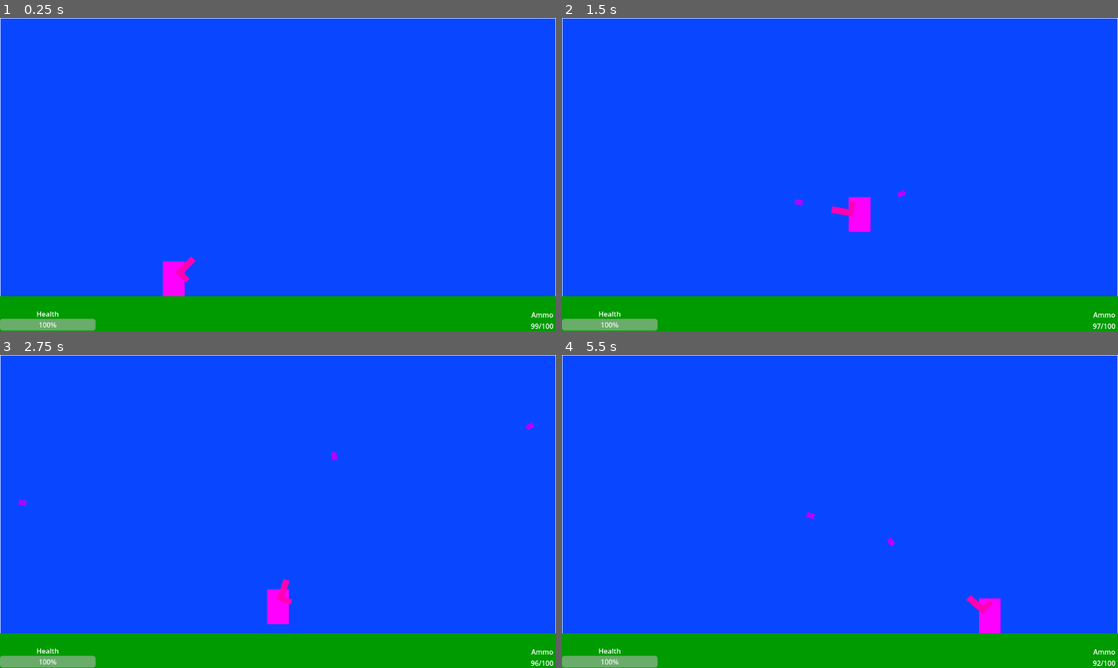
Above: before the commit, frames 1-4 (two rows, left to right).
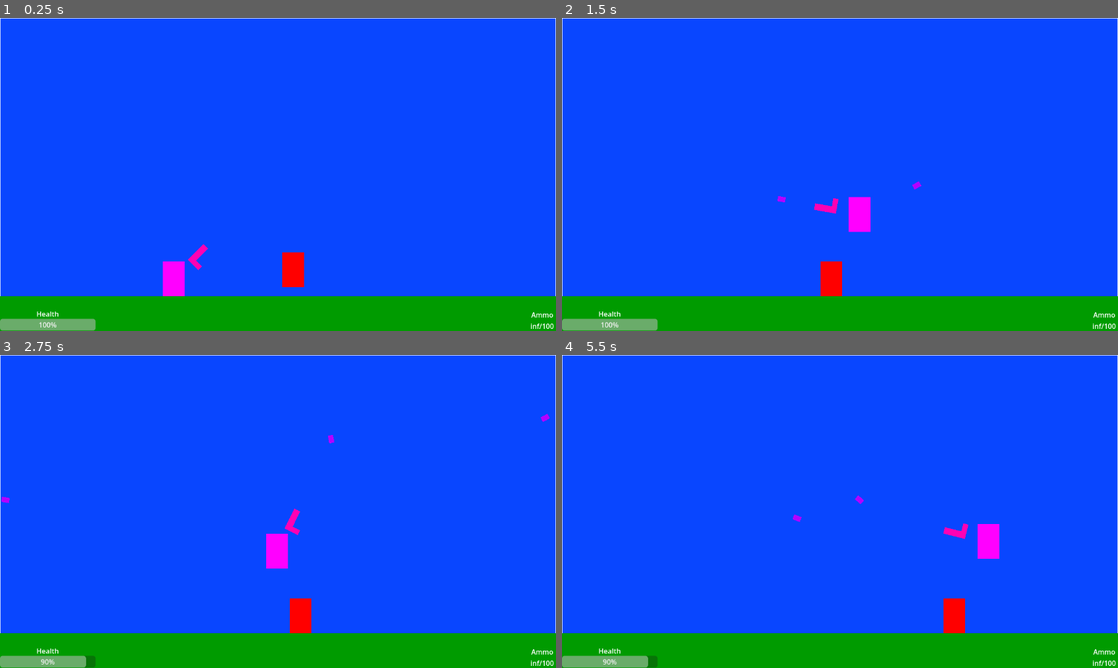
Above: after the commit, the same moments.

Repository: Razboinicul/BounceBack
Game: Godot game, scene res://Main.tscn
Same seed, same stepped clock (60 frames per second), same inputs: the game is played once before the commit and once after it.
Inputs (mouse positions are in pixels of both pictures, inside the frame that each line leads up to):
- Up to frame 1 (0.25 s): no input
- Up to frame 2 (1.5 s): move the mouse to (962, 158) at 0.52 s; hold Right (right) from 0.53 s (still down); tap Down (shoot) at 0.6, 1.35 s; tap Space (jump) at 0.77 s; move the mouse to (728, 190) at 1.27 s
- Up to frame 3 (2.75 s): tap Space (jump) at 1.52 s; move the mouse to (333, 442) at 2.02 s; release Right (right) at 2.03 s; hold A (left) from 2.03 s (still down); tap Down (shoot) at 2.1 s
- Up to frame 4 (5.5 s): move the mouse to (812, 574) at 2.77 s; release A (left) at 2.78 s; hold Right (right) 2.78-4.28 s; tap Down (shoot) every 0.75 s from 2.85 to 5.1 s; tap Space (jump) at 3.02, 3.77, 4.52 s; move the mouse to (1006, 558) at 3.52 s; move the mouse to (673, 464) at 4.27 s; hold A (left) 4.28-5.03 s; move the mouse to (867, 511) at 5.02 s; hold Right (right) from 5.03 s (still down)

The runs differ from the first frame. In frame 1, 0.7% of the frame differs, in the area x 31-100%, y 72-100%; in frame 2, 0.8%; in frame 3, 1.8%, in the area x 0-100%, y 18-100%; in frame 4, 1.8%.

Commit message:
Enemies and T2

Diff:
--- a/bounce-fight/Main.tscn
+++ b/bounce-fight/Main.tscn
@@ -3,6 +3,7 @@
 [ext_resource type="PackedScene" uid="uid://cl4iga21ujca5" path="res://Player.tscn" id="1_glv2v"]
 [ext_resource type="Script" uid="uid://cs6tnjfga3ocx" path="res://main.gd" id="1_r0du0"]
 [ext_resource type="PackedScene" uid="uid://bglebn2qx6300" path="res://HUD.tscn" id="3_cm0pq"]
+[ext_resource type="PackedScene" uid="uid://ckb8xf3e0wu1n" path="res://WalkerEN.tscn" id="4_cm0pq"]
 
 [sub_resource type="RectangleShape2D" id="RectangleShape2D_fh7p3"]
 size = Vector2(2560, 2)
@@ -108,3 +109,7 @@
 position = Vector2(400, 580)
 
 [node name="Hud" parent="." unique_id=870540341 instance=ExtResource("3_cm0pq")]
+
+[node name="WalkerEn" parent="." unique_id=885652020 node_paths=PackedStringArray("player") instance=ExtResource("4_cm0pq")]
+position = Vector2(700, 550)
+player = NodePath("../Player")
--- a/bounce-fight/Player.tscn
+++ b/bounce-fight/Player.tscn
@@ -29,4 +29,9 @@
 [node name="G" type="Node2D" parent="." unique_id=699683013]
 
 [node name="Gun" parent="G" unique_id=826423263 instance=ExtResource("2_kpjcp")]
-position = Vector2(60, 0)
+position = Vector2(100, 0)
+
+[node name="DamageTimer" type="Timer" parent="." unique_id=360982845]
+wait_time = 4.0
+
+[connection signal="timeout" from="DamageTimer" to="." method="_on_damage_timer_timeout"]
--- a/bounce-fight/WalkerEN.tscn
+++ b/bounce-fight/WalkerEN.tscn
@@ -1,4 +1,6 @@
 [gd_scene format=3 uid="uid://ckb8xf3e0wu1n"]
+
+[ext_resource type="Script" uid="uid://gp1xrtsw5kaj" path="res://walker_en.gd" id="1_6jngr"]
 
 [sub_resource type="RectangleShape2D" id="RectangleShape2D_fh7p3"]
 size = Vector2(50, 80)
@@ -7,6 +9,7 @@
 size = Vector2(52, 82)
 
 [node name="WalkerEn" type="CharacterBody2D" unique_id=885652020]
+script = ExtResource("1_6jngr")
 
 [node name="ColorRect" type="ColorRect" parent="." unique_id=467399542]
 offset_left = -25.0
@@ -23,3 +26,5 @@
 
 [node name="CollisionShape2D" type="CollisionShape2D" parent="Area2D" unique_id=1622866999]
 shape = SubResource("RectangleShape2D_4uwfi")
+
+[connection signal="body_entered" from="Area2D" to="." method="_on_area_2d_body_entered"]
--- a/bounce-fight/bullet.gd
+++ b/bounce-fight/bullet.gd
@@ -6,3 +6,8 @@
 func _ready() -> void: dir = Vector2.RIGHT.rotated(direction)
 func _physics_process(delta: float) -> void:
 	position += dir * vel * delta
+
+func _on_body_entered(body: Node2D) -> void:
+	if body is CharacterBody2D:
+		body.health -= 8
+	self.queue_free()
--- a/bounce-fight/bullet.tscn
+++ b/bounce-fight/bullet.tscn
@@ -7,6 +7,8 @@
 
 [node name="Bullet" type="Area2D" unique_id=418782859]
 script = ExtResource("1_v7oki")
+direction = null
+vel = null
 
 [node name="CollisionShape2D" type="CollisionShape2D" parent="." unique_id=1720946530]
 shape = SubResource("RectangleShape2D_fh7p3")
@@ -24,3 +26,5 @@
 grow_horizontal = 2
 grow_vertical = 2
 color = Color(0.7058824, 0, 1, 1)
+
+[connection signal="body_entered" from="." to="." method="_on_body_entered"]
--- a/bounce-fight/gun.gd
+++ b/bounce-fight/gun.gd
@@ -6,7 +6,7 @@
 
 func _process(delta: float) -> void:
 	if Input.is_action_just_pressed("shoot") and can_shoot && total_bullets > 0:
-		total_bullets -= 1;can_shoot = false;$CooldownTimer.start()
+		total_bullets -= 0;can_shoot = false;$CooldownTimer.start()
 		var b = bullet_pre.instantiate();b.global_position=self.global_position;b.rotation=get_parent().global_rotation
 		b.direction = global_rotation
 		get_parent().get_parent().get_parent().add_child(b)
--- a/bounce-fight/hud.gd
+++ b/bounce-fight/hud.gd
@@ -2,4 +2,4 @@
 
 func update_ui(health: int, ammo: int):
 	$Health.value = health
-	$AmmoLabel.text = "Ammo\n"+str(ammo)+"/100"
+	$AmmoLabel.text = "Ammo\n"+"inf/100"#str(ammo)+"/100"
--- a/bounce-fight/player.gd
+++ b/bounce-fight/player.gd
@@ -16,11 +16,16 @@
 var was_sliding = false
 var push_vel = 150
 var omit = true
+var can_damage = true
 
 func point_gun():
 	var ptr = get_global_mouse_position()
 	$G.look_at(ptr)
 
+func take_damage(pts: int):
+	if can_damage:
+		health -= pts;can_damage = false
+		$DamageTimer.start()
 
 func _physics_process(delta: float) -> void:
 	point_gun()
@@ -52,7 +57,7 @@
 		if not omit:
 			if not was_sliding:
 				if fallheight != 0:
-					cons_bounces += 1
+					pass #cons_bounces += 1
 				else:
 					cons_bounces = 0
 
@@ -89,9 +94,10 @@
 		velocity.x = direction * SPEED
 	else:
 		velocity.x = move_toward(velocity.x, 0, SPEED)
-
 	was_sliding = sliding_wall
-
 	print(velocity.x)
 
 	move_and_slide()
+
+func _on_damage_timer_timeout() -> void:
+	can_damage = true
--- a/bounce-fight/project.godot
+++ b/bounce-fight/project.godot
@@ -43,7 +43,7 @@
 }
 shoot={
 "deadzone": 0.2,
-"events": [Object(InputEventKey,"resource_local_to_scene":fa …(154 unchanged characters)… ode":0,"physical_keycode":0,"key_label":4194309,"unicode":0,"location":0,"echo":false,"script":null)
+"events": [Object(InputEventKey,"resource_local_to_scene":fa …(154 unchanged characters)… ode":0,"physical_keycode":0,"key_label":83,"unicode":115,"location":0,"echo":false,"script":null)
 , Object(InputEventKey,"resource_local_to_scene":false,"resource_name":"","device":-1,"window_id":0,"alt_pressed":false …(186 unchanged characters)…
 ]
 }
--- /dev/null
+++ b/bounce-fight/tutorials/Tutorial 2.tscn
@@ -0,0 +1,24 @@
+[gd_scene format=3 uid="uid://ct1eyraqvbe2r"]
+
+[sub_resource type="LabelSettings" id="LabelSettings_frsqj"]
+font_size = 48
+
+[node name="Tutorial2" type="Node2D" unique_id=1053383017]
+
+[node name="Label" type="Label" parent="." unique_id=263298264]
+anchors_preset = 15
+anchor_right = 1.0
+anchor_bottom = 1.0
+offset_right = 1280.0
+offset_bottom = 720.0
+grow_horizontal = 2
+grow_vertical = 2
+text = "Next up is shooting your gun!
+You can shoot with either the S key
+OR
+The down arrow key
+
+Press enter to continue"
+label_settings = SubResource("LabelSettings_frsqj")
+horizontal_alignment = 1
+vertical_alignment = 1
--- /dev/null
+++ b/bounce-fight/tutorials/t2main.tscn
@@ -0,0 +1,157 @@
+[gd_scene format=3 uid="uid://cd523jmwaluan"]
+
+[ext_resource type="Script" uid="uid://4tdxyvs4j2iw" path="res://tutorials/t_2_main.gd" id="1_5xhep"]
+[ext_resource type="PackedScene" uid="uid://bglebn2qx6300" path="res://HUD.tscn" id="1_52pfy"]
+[ext_resource type="PackedScene" uid="uid://cl4iga21ujca5" path="res://Player.tscn" id="1_bnydq"]
+[ext_resource type="PackedScene" uid="uid://cqfk3qsl4fw3x" path="res://Exit.tscn" id="2_52pfy"]
+[ext_resource type="PackedScene" uid="uid://dbf2wo0lld5k8" path="res://OBJ.tscn" id="3_5xhep"]
+[ext_resource type="PackedScene" uid="uid://ckb8xf3e0wu1n" path="res://WalkerEN.tscn" id="6_jrvqe"]
+
+[sub_resource type="RectangleShape2D" id="RectangleShape2D_jrvqe"]
+size = Vector2(2560, 2)
+
+[sub_resource type="RectangleShape2D" id="RectangleShape2D_jx2qc"]
+size = Vector2(2, 1440)
+
+[sub_resource type="RectangleShape2D" id="RectangleShape2D_o5kpb"]
+size = Vector2(2560, 160)
+
+[sub_resource type="LabelSettings" id="LabelSettings_hwiuk"]
+font_size = 48
+
+[node name="T2Main" type="Node2D" unique_id=92536933]
+script = ExtResource("1_5xhep")
+
+[node name="Borders" type="StaticBody2D" parent="." unique_id=1120255975]
+
+[node name="Top" type="CollisionShape2D" parent="Borders" unique_id=280524712]
+shape = SubResource("RectangleShape2D_jrvqe")
+
+[node name="Bottom" type="CollisionShape2D" parent="Borders" unique_id=34116947]
+position = Vector2(0, 720)
+shape = SubResource("RectangleShape2D_jrvqe")
+
+[node name="Left" type="CollisionShape2D" parent="Borders" unique_id=2112919961]
+shape = SubResource("RectangleShape2D_jx2qc")
+
+[node name="Right" type="CollisionShape2D" parent="Borders" unique_id=31027715]
+position = Vector2(1280, 0)
+shape = SubResource("RectangleShape2D_jx2qc")
+
+[node name="TopR" type="ColorRect" parent="Borders" unique_id=1777921123]
+anchors_preset = 8
+anchor_left = 0.5
+anchor_top = 0.5
+anchor_right = 0.5
+anchor_bottom = 0.5
+offset_left = -1280.0
+offset_top = -1.0
+offset_right = 1280.0
+offset_bottom = 1.0
+grow_horizontal = 2
+grow_vertical = 2
+
+[node name="BotR" type="ColorRect" parent="Borders" unique_id=1209876936]
+anchors_preset = 8
+anchor_left = 0.5
+anchor_top = 0.5
+anchor_right = 0.5
+anchor_bottom = 0.5
+offset_left = -1280.0
+offset_top = 719.0
+offset_right = 1280.0
+offset_bottom = 721.0
+grow_horizontal = 2
+grow_vertical = 2
+
+[node name="LeftR" type="ColorRect" parent="Borders" unique_id=1746130794]
+anchors_preset = 8
+anchor_left = 0.5
+anchor_top = 0.5
+anchor_right = 0.5
+anchor_bottom = 0.5
+offset_left = -1.0
+offset_top = -720.0
+offset_right = 1.0
+offset_bottom = 720.0
+grow_horizontal = 2
+grow_vertical = 2
+
+[node name="RightR" type="ColorRect" parent="Borders" unique_id=597321261]
+anchors_preset = 8
+anchor_left = 0.5
+anchor_top = 0.5
+anchor_right = 0.5
+anchor_bottom = 0.5
+offset_left = 1279.0
+offset_top = -720.0
+offset_right = 1281.0
+offset_bottom = 720.0
+grow_horizontal = 2
+grow_vertical = 2
+
+[node name="GrounD" type="StaticBody2D" parent="." unique_id=1819139749]
+position = Vector2(0, 720)
+
+[node name="CollisionShape2D" type="CollisionShape2D" parent="GrounD" unique_id=1501468801]
+shape = SubResource("RectangleShape2D_o5kpb")
+
+[node name="ColorRect" type="ColorRect" parent="GrounD" unique_id=226709562]
+anchors_preset = 8
+anchor_left = 0.5
+anchor_top = 0.5
+anchor_right = 0.5
+anchor_bottom = 0.5
+offset_left = -1280.0
+offset_top = -80.0
+offset_right = 1280.0
+offset_bottom = 80.0
+grow_horizontal = 2
+grow_vertical = 2
+color = Color(0, 0.60784316, 0, 1)
+
+[node name="OBJS" type="Node" parent="." unique_id=1698215477]
+
+[node name="Exit" parent="OBJS" unique_id=484745194 instance=ExtResource("2_52pfy")]
+position = Vector2(1234, 603)
+
+[node name="Obj1" parent="OBJS" unique_id=2091264104 instance=ExtResource("3_5xhep")]
+size = Vector2(500, 80)
+pos = Vector2(300, 500)
+
+[node name="HELP" type="Control" parent="." unique_id=568530569]
+layout_mode = 3
+anchors_preset = 8
+anchor_left = 0.5
+anchor_top = 0.5
+anchor_right = 0.5
+anchor_bottom = 0.5
+offset_right = 1280.0
+offset_bottom = 720.0
+grow_horizontal = 2
+grow_vertical = 2
+
+[node name="Label" type="Label" parent="HELP" unique_id=306472225]
+layout_mode = 1
+anchors_preset = 5
+anchor_left = 0.5
+anchor_right = 0.5
+offset_left = -501.5
+offset_right = 501.5
+offset_bottom = 141.0
+grow_horizontal = 2
+text = "Try shooting that enemy,
+AND ALWAYS BE MINDFUL OF YOUR HEALTH!"
+label_settings = SubResource("LabelSettings_hwiuk")
+horizontal_alignment = 1
+
+[node name="Player" parent="." unique_id=705455276 instance=ExtResource("1_bnydq")]
+position = Vector2(250, 200)
+
+[node name="WalkerEn" parent="." unique_id=885652020 node_paths=PackedStringArray("player") instance=ExtResource("6_jrvqe")]
+position = Vector2(818, 483)
+player = NodePath("../Player")
+
+[node name="Hud" parent="." unique_id=870540341 instance=ExtResource("1_52pfy")]
+
+[connection signal="player_exit" from="OBJS/Exit" to="." method="_on_exit_player_exit"]
--- /dev/null
+++ b/bounce-fight/tutorials/t_2_main.gd
@@ -0,0 +1,7 @@
+extends Node2D
+
+func _process(delta: float) -> void:
+	$Hud.update_ui($Player.health, $Player/G/Gun.total_bullets)
+
+func _on_exit_player_exit() -> void:
+	get_tree().quit()
--- /dev/null
+++ b/bounce-fight/walker_en.gd
@@ -0,0 +1,17 @@
+extends CharacterBody2D
+
+const SPEED = 100
+const JUMP_VELOCITY = -400.0
+var health = 20
+@export var player: Node2D
+func _physics_process(delta: float) -> void:
+	if not is_on_floor():
+		velocity += get_gravity() * delta
+	var dir = 1 if player.position.x > self.position.x else -1
+	position.x += SPEED * dir * delta
+	if health <= 0: queue_free()
+	move_and_slide()
+
+func _on_area_2d_body_entered(body: Node2D) -> void:
+	if body is CharacterBody2D and body.name == "Player":
+		body.take_damage(10)
Not shown, removed: bounce-fight/tutorial_1.gd.uid
Renamed: bounce-fight/Tutorial1.tscn -> bounce-fight/tutorials/Tutorial1.tscn
Not shown, added: bounce-fight/tutorials/t_2_main.gd.uid
Renamed: bounce-fight/tutorial_1.gd -> bounce-fight/tutorials/tutorial_1.gd
Not shown, added: bounce-fight/tutorials/tutorial_1.gd.uid
Not shown, added: bounce-fight/walker_en.gd.uid
